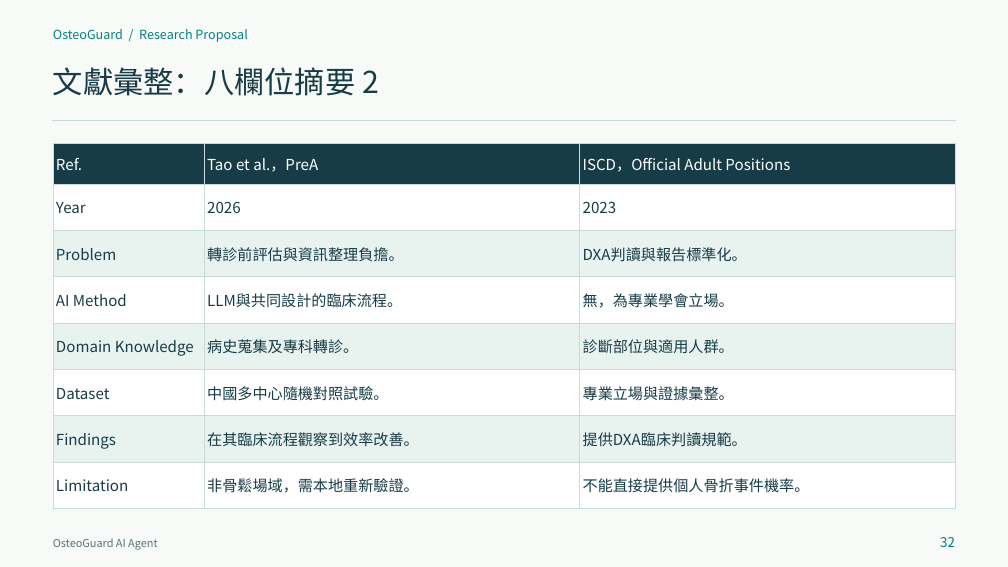
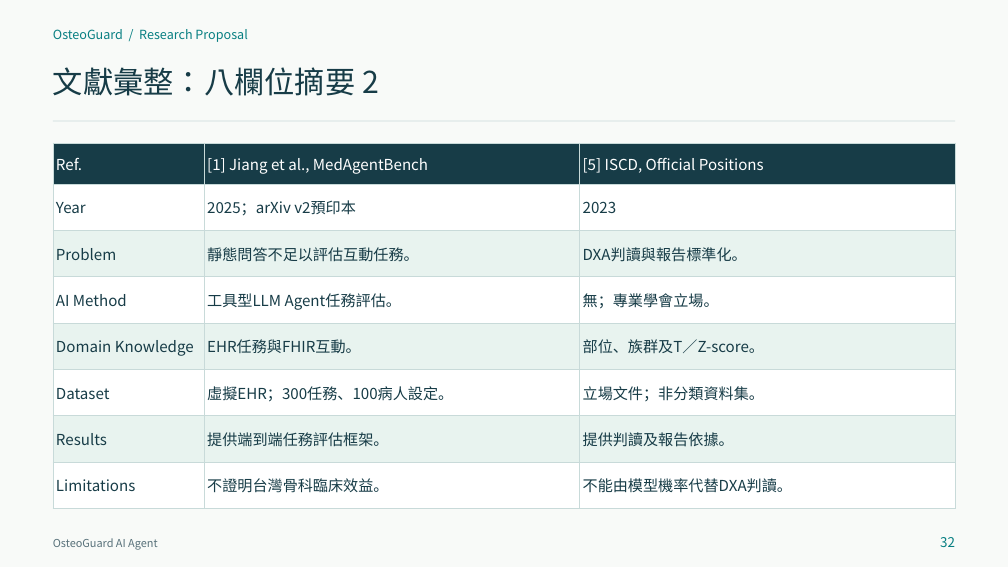
Before and after one commit to contemplator/nchu-bone-health-agent, a slide deck: slide 32 of output/OsteoGuard_Proposal_20261102.pptx. Drawn at 1008x567 pixels with LibreOffice and Linux fonts; fonts in the diff are those of the drawing. Boxes give left, top, right and bottom in pixels: in the first picture for what was removed or moved away, otherwise in the second. Text is boxed around its words. In the diff, an @@ line names an element or a change of style, - is before the commit and + after.

Commit message:
update: 修改期末 Proposal 相關檔案 fix: 參考文獻和文件內容衝突的部分

```diff
--- a/output/OsteoGuard_Proposal_20261102.pptx
+++ b/output/OsteoGuard_Proposal_20261102.pptx
@@ line (53, 121) - (955, 121): stroke #C8DAD9 0.75 pt to #C8DAD9 1 pt @@
@@ table at [53,143,955,508] @@
-row 1, column 2: Tao et al.，PreA
+row 1, column 2: [1] Jiang et al., MedAgentBench
-row 1, column 3: ISCD，Official Adult Positions
+row 1, column 3: [5] ISCD, Official Positions
-row 2, column 2: 2026
+row 2, column 2: 2025；arXiv v2預印本
-row 3, column 2: 轉診前評估與資訊整理負擔。
+row 3, column 2: 靜態問答不足以評估互動任務。
-row 4, column 2: LLM與共同設計的臨床流程。
+row 4, column 2: 工具型LLM Agent任務評估。
-row 4, column 3: 無，為專業學會立場。
+row 4, column 3: 無；專業學會立場。
-row 5, column 2: 病史蒐集及專科轉診。
+row 5, column 2: EHR任務與FHIR互動。
-row 5, column 3: 診斷部位與適用人群。
+row 5, column 3: 部位、族群及T／Z-score。
-row 6, column 2: 中國多中心隨機對照試驗。
+row 6, column 2: 虛擬EHR；300任務、100病人設定。
-row 6, column 3: 專業立場與證據彙整。
+row 6, column 3: 立場文件；非分類資料集。
-row 7: Findings | 在其臨床流程觀察到效率改善。 | 提供DXA臨床判讀規範。
+row 7: Results | 提供端到端任務評估框架。 | 提供判讀及報告依據。
-row 8: Limitation | 非骨鬆場域，需本地重新驗證。 | 不能直接提供個人骨折事件機率。
+row 8: Limitations | 不證明台灣骨科臨床效益。 | 不能由模型機率代替DXA判讀。
@@ borders changed @@
```
Also in this commit, not shown: 28 other slides changed, 6 slides added, 6 slides removed, 7 other files.
